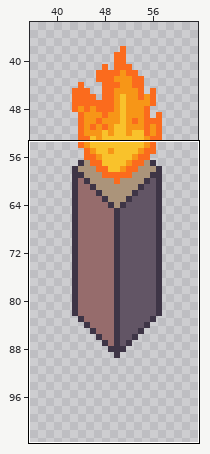
Sprite sheet -- bleed-client/images/torch-03.png. The picture above shows the old version from afar; the outline marks the close-up.
Close-up. First the earlier version:
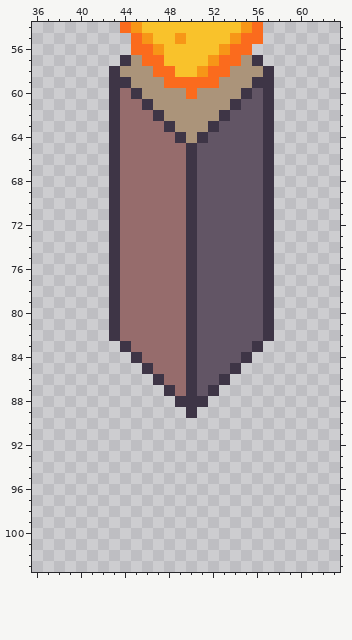
The file is 48x100 pixels. Shown: x 36..63, y 54..103. The old version is drawn lined up with the new one, on the new canvas. The wide view leaves out empty margins.
New version:
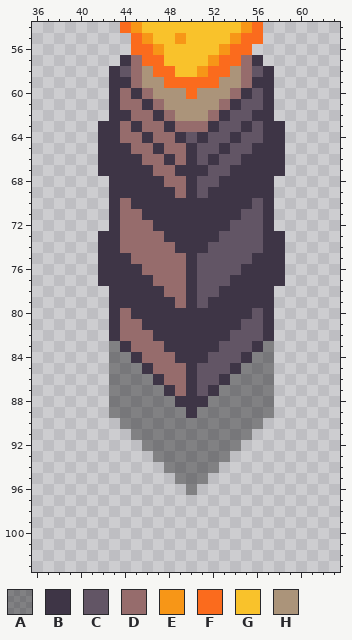
Palette (. is transparent): A #0000005f  B #3e3546  C #625565  D #966c6c  E #f79617  F #fb6b1d  G #f9c22b  H #ab947a
Edits made:
canvas 48x100 -> 100x120, the old top-left corner now at 26,10
Changed rows in their new state; - is an unchanged pixel.
first column x 42:
 57 ---D---------D---
 58 --CD---------DC--
 59 ---D---------D---
 60 ----D-------D----
 61 -----D-----D-----
 62 --B---D---D---B--
 63 B--B---DDD---B--B
 64 B---B---C---B---B
 65 B-B--B-----B--B-B
 66 B-BB--B---B--BB-B
 67 B-BBB--B-B--BBB-B
 68 --BBBB-----BBBB--
 69 --BBBBB---BBBBB--
 70 ---BBBBB-BBBBB---
 71 ----BBBB-BBBB----
 72 -----BBB-BBB-----
 73 B-----BB-BB-----B
 74 B------B-B------B
 75 B-B-----------B-B
 76 B-BB---------BB-B
 77 B-BBB-------BBB-B
 78 --BBBB-----BBBB--
 79 --BBBBB---BBBBB--
 80 ---BBBBB-BBBBB---
 81 ----BBBB-BBBB----
 82 -----BBB-BBB-----
 83 -A----BB-BB----A-
 84 -AA----B-B----AA-
 85 -AAA---------AAA-
 86 -AAAA-------AAAA-
 87 -AAAAA-----AAAAA-
 88 -AAAAAA---AAAAAA-
 89 -AAAAAAA-AAAAAAA-
 90 --AAAAAAAAAAAAA--
 91 ---AAAAAAAAAAA---
 92 ----AAAAAAAAA----
 93 -----AAAAAAA-----
 94 ------AAAAA------
 95 -------AAA-------
 96 --------A--------
Boxes around the changes in both close-ups, in picture pixels (x1, y1, x2, y2):
changed: (98, 55, 285, 495)
